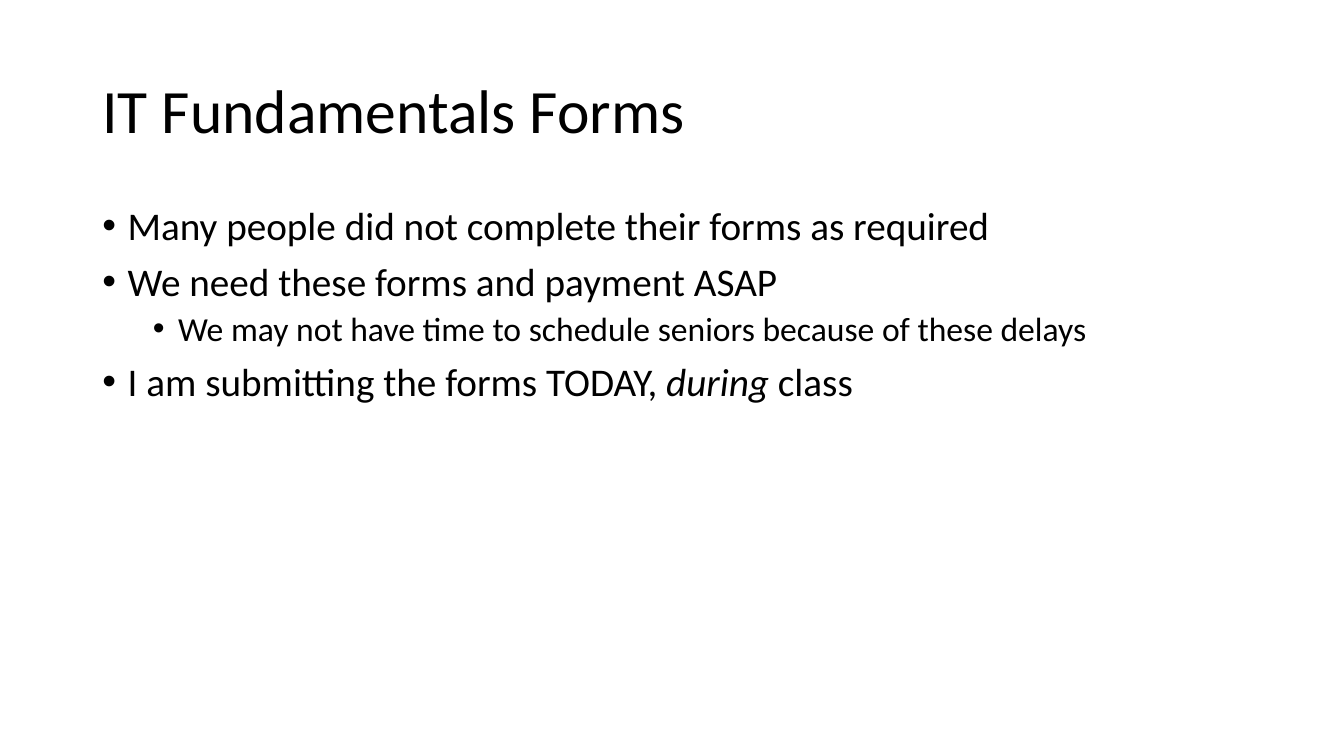
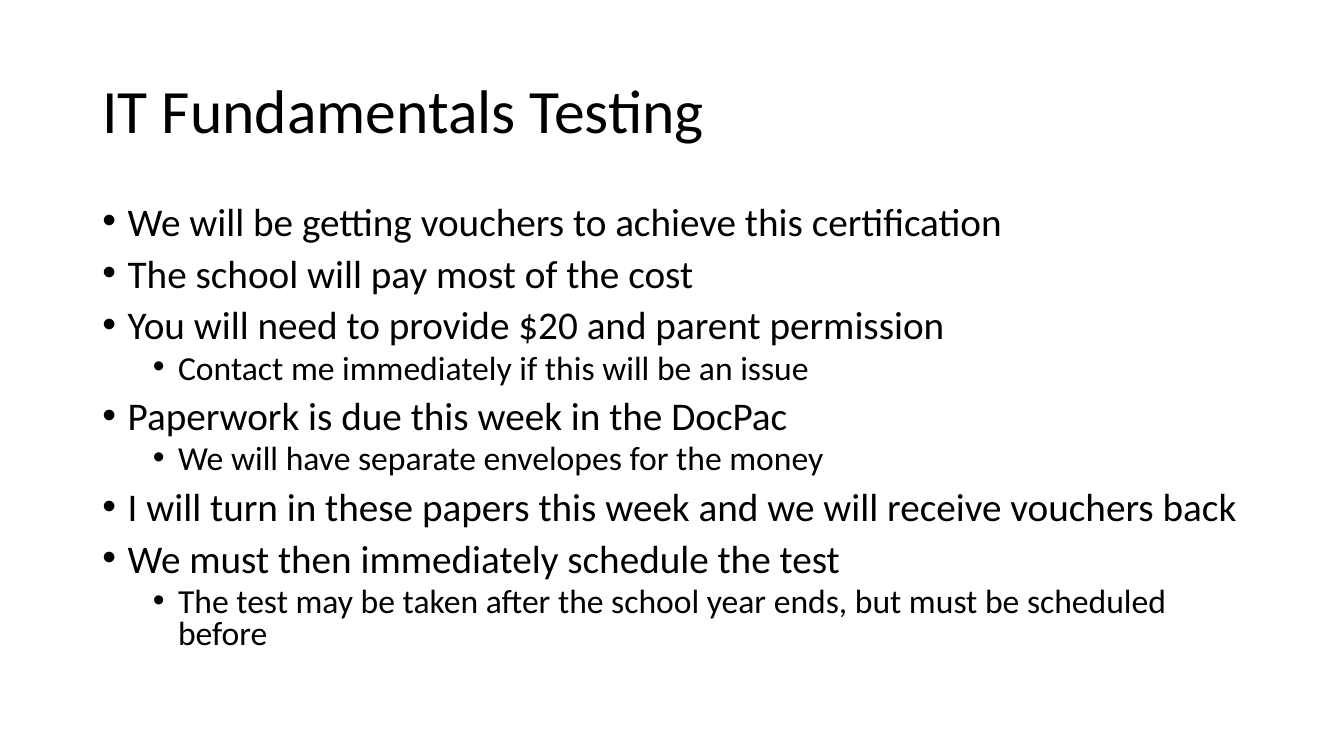
Before and after one commit to parke2023059/docpacs2223, a slide deck: slide 5 of docpac_32270423/Weekly Review.pptx (slide 3 before the commit). Drawn at 1344x756 pixels with LibreOffice and Linux fonts; fonts in the diff are those of the drawing. Boxes give left, top, right and bottom in pixels: in the first picture for what was removed or moved away, otherwise in the second. Text is boxed around its words. In the diff, an @@ line names an element or a change of style, - is before the commit and + after.

```diff
--- a/docpac_32270423/Weekly Review.pptx
+++ b/docpac_32270423/Weekly Review.pptx
@@ title at (102, 90, 704, 144): text changed @@
-IT Fundamentals Forms
+IT Fundamentals Testing
@@ text at (128, 208, 1237, 646): text changed @@
-• Many people did not complete their forms as required
-• We need these forms and payment ASAP
-  • We may not have time to schedule seniors because of these delays
-• I am submitting the forms TODAY, during class
+• We will be getting vouchers to achieve this certification
+• The school will pay most of the cost
+• You will need to provide $20 and parent permission
+  • Contact me immediately if this will be an issue
+• Paperwork is due this week in the DocPac
+  • We will have separate envelopes for the money
+• I will turn in these papers this week and we will receive vouchers back
+• We must then immediately schedule the test
+  • The test may be taken after the school year ends, but must be scheduled before
```
Also in this commit, not shown: 1 other slide changed, 3 slides added, 2 slides removed, 3 other files.
